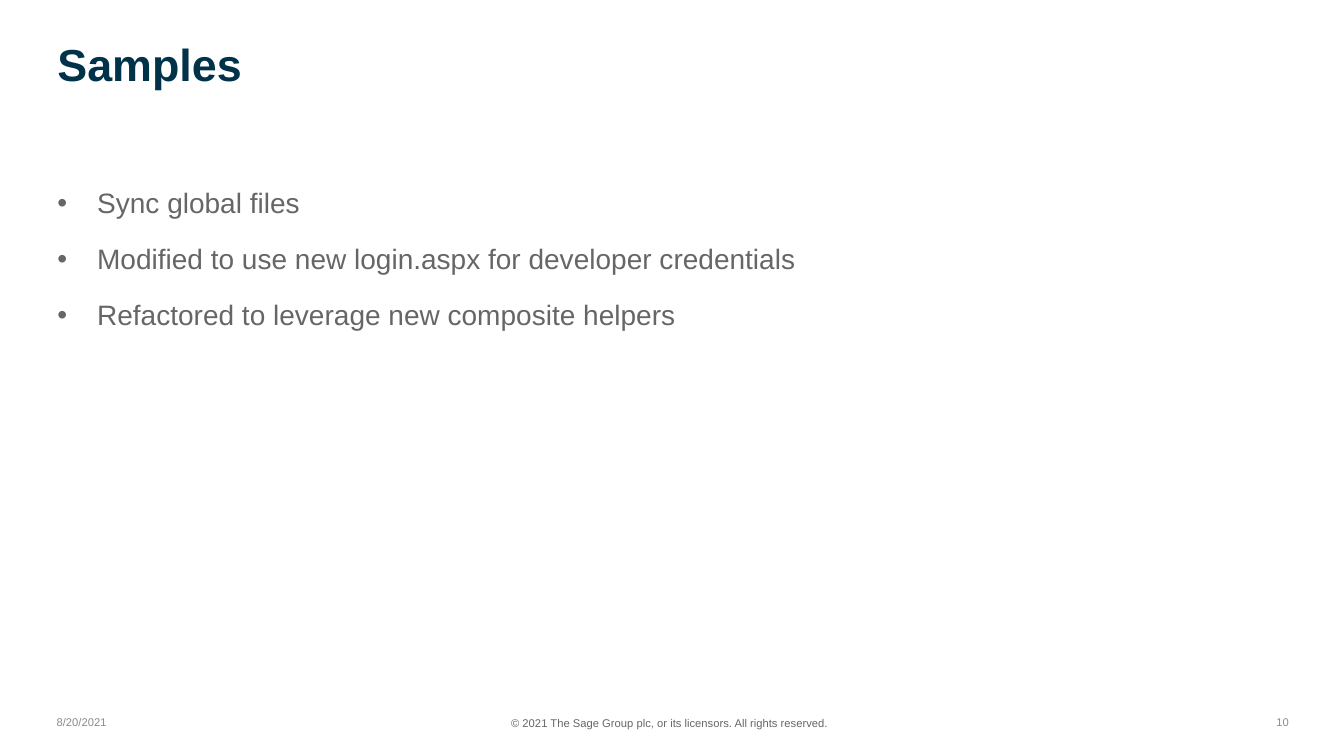
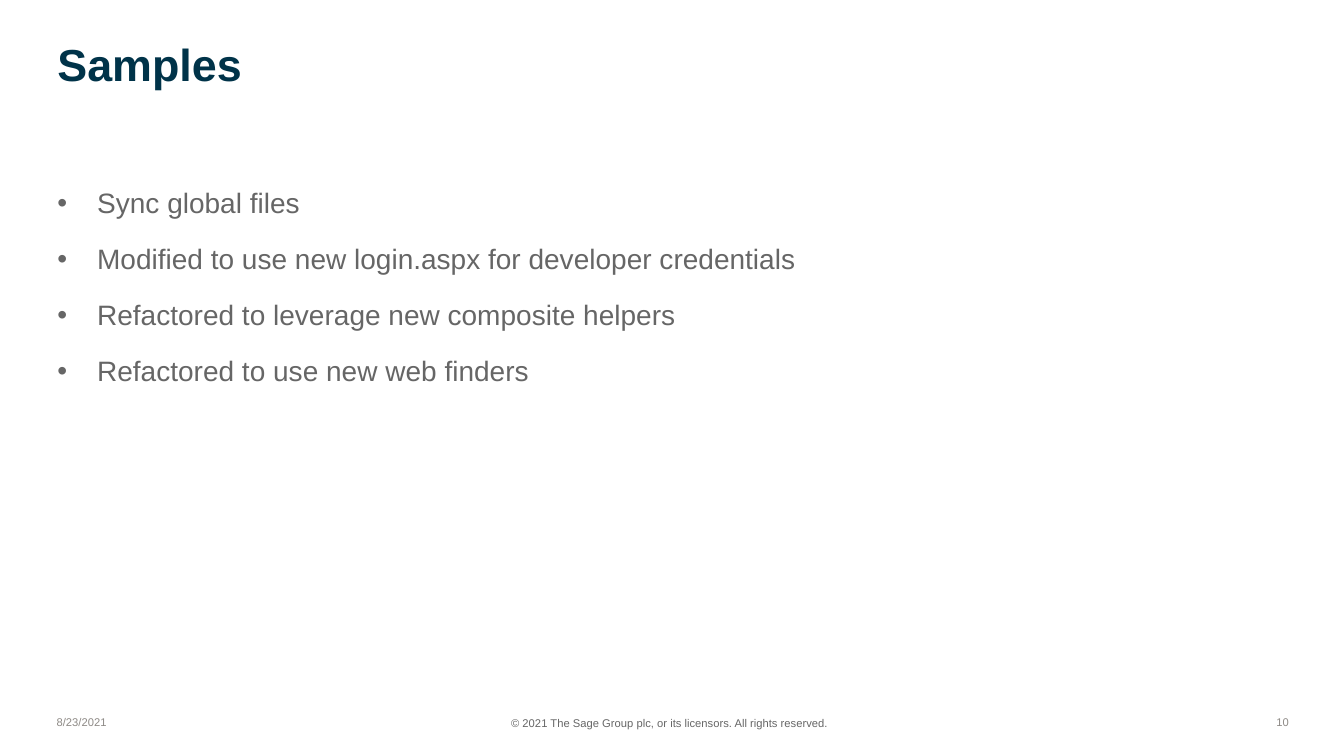
Before and after one commit to SageNADev/Sage300-SDK, a slide deck: slide 10 of docs/presentations/Sage300SDK_2022_0WebSDKOverview.pptx. Drawn at 1344x756 pixels with LibreOffice and Linux fonts; fonts in the diff are those of the drawing; background and template pictures are left out. Boxes give left, top, right and bottom in pixels: in the first picture for what was removed or moved away, otherwise in the second. Text is boxed around its words. In the diff, an @@ line names an element or a change of style, - is before the commit and + after.

```diff
--- a/docs/presentations/Sage300SDK_2022_0WebSDKOverview.pptx
+++ b/docs/presentations/Sage300SDK_2022_0WebSDKOverview.pptx
@@ text at bbox=[97, 360, 529, 382]: paragraph added @@
+  • Refactored to use new web finders
```
Also in this commit, not shown: 21 other slides changed.
